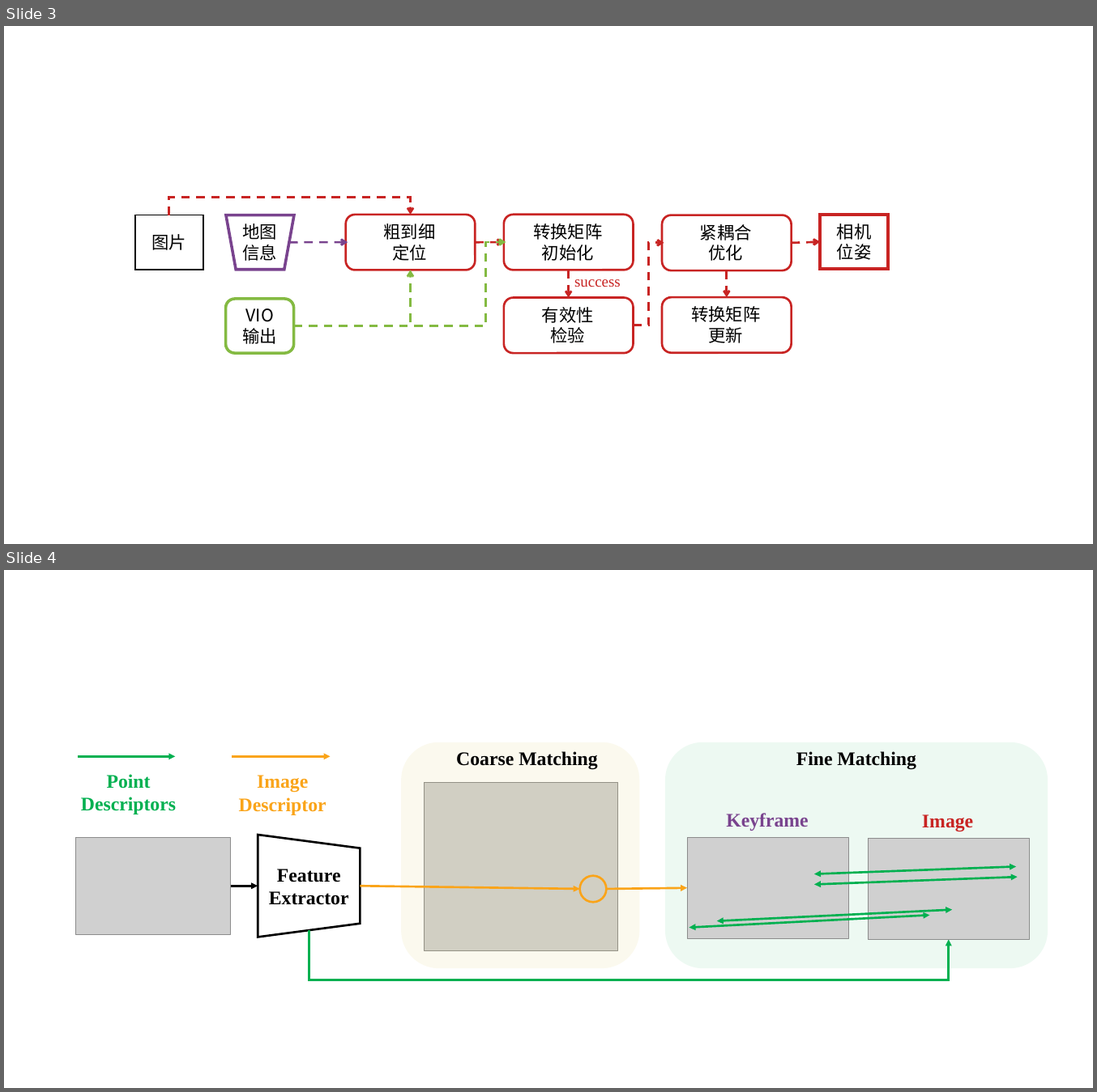
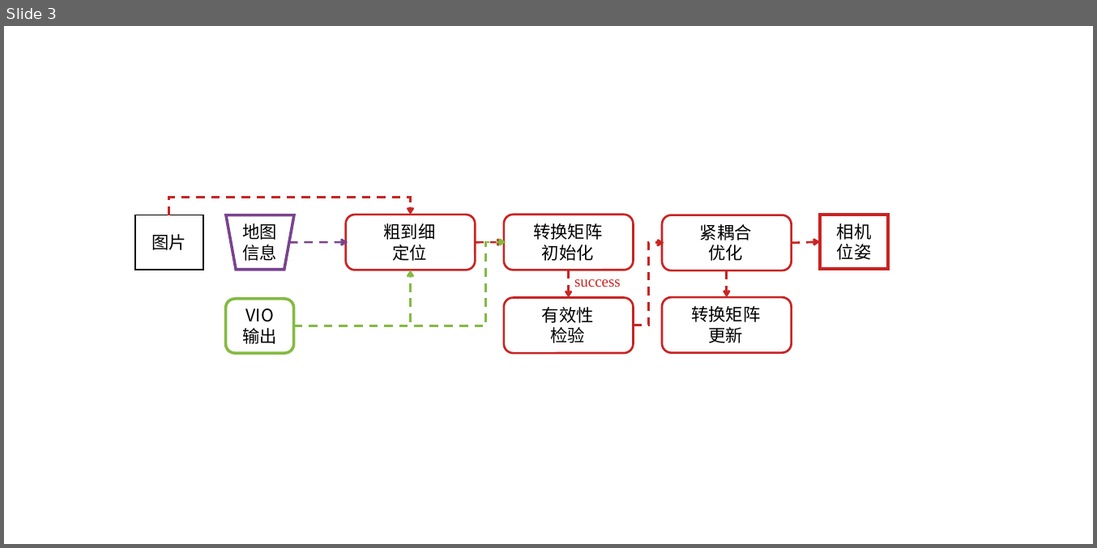
Before and after one commit to linsongxue/SetsuThuTuthesis, a slide deck: figures/框图集.pptx. Shown one above the other, each under a label of ours: slides 3 and 4 before the commit, slide 3 after it. The pictures are 1097x1092 and 1097x548 pixels, drawn with LibreOffice and Linux fonts; fonts in the diff are those of the drawing; grey boxes stand for pictures. Boxes give left, top, right and bottom in pixels: in the first picture for what was removed or moved away, otherwise in the second. Text is boxed around its words. In the diff, an @@ line names an element or a change of style, - is before the commit and + after.

```diff
--- a/figures/框图集.pptx
+++ b/figures/框图集.pptx
@@ slide 4 removed at <box>4,570,1093,1088</box>, background #FFFFFF @@
@@ arrow removed from (78, 756) to (176, 756) @@
@@ arrow removed from (232, 756) to (330, 756) @@
@@ rounded rectangle removed at <box>401,742,639,969</box> @@
@@ text removed at <box>456,751,598,769</box> @@
-Coarse Matching
@@ rounded rectangle removed at <box>665,742,1047,969</box> @@
@@ text removed at <box>796,751,916,769</box> @@
-Fine Matching
@@ text removed at <box>81,774,176,815</box> @@
-Point
-Descriptors
@@ text removed at <box>239,775,326,815</box> @@
-Image
-Descriptor
@@ picture removed at <box>424,783,618,952</box> @@
@@ trapezoid removed at <box>258,835,360,937</box> @@
@@ text removed at <box>726,813,808,831</box> @@
-Keyframe
@@ text removed at <box>922,815,973,832</box> @@
-Image
@@ picture removed at <box>75,837,230,934</box> @@
@@ picture removed at <box>687,837,848,939</box> @@
@@ picture removed at <box>867,839,1029,940</box> @@
@@ text removed at <box>269,869,349,905</box> @@
-Feature
-Extractor
@@ ellipse removed at <box>580,876,606,902</box> @@
@@ double arrow removed from (814, 874) to (1016, 866) @@
@@ double arrow removed from (814, 884) to (1017, 877) @@
@@ arrow removed from (230, 886) to (258, 886) @@
@@ arrow removed from (360, 886) to (580, 889) @@
@@ arrow removed from (606, 889) to (687, 888) @@
@@ elbow arrow removed from (309, 930) to (948, 940) @@
@@ double arrow removed from (689, 928) to (930, 916) @@
@@ double arrow removed from (717, 921) to (952, 910) @@
```
Also in this commit, not shown: 2 slides added, 1 other slide removed, 8 other files.
